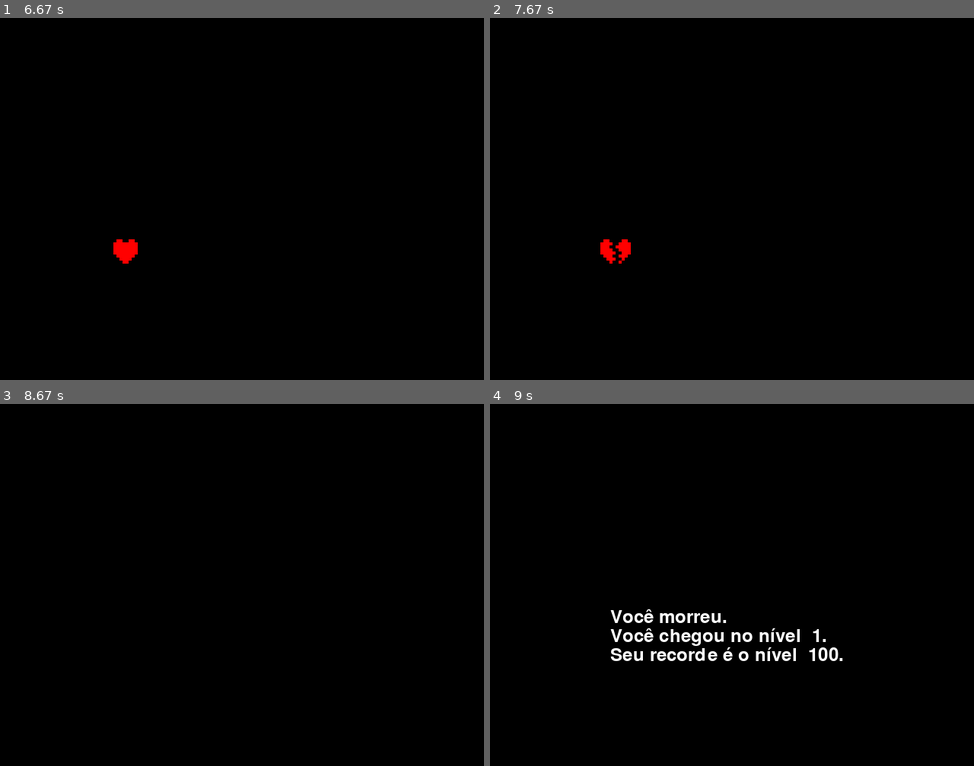
Above: before the commit, frames 1-4 (two rows, left to right).
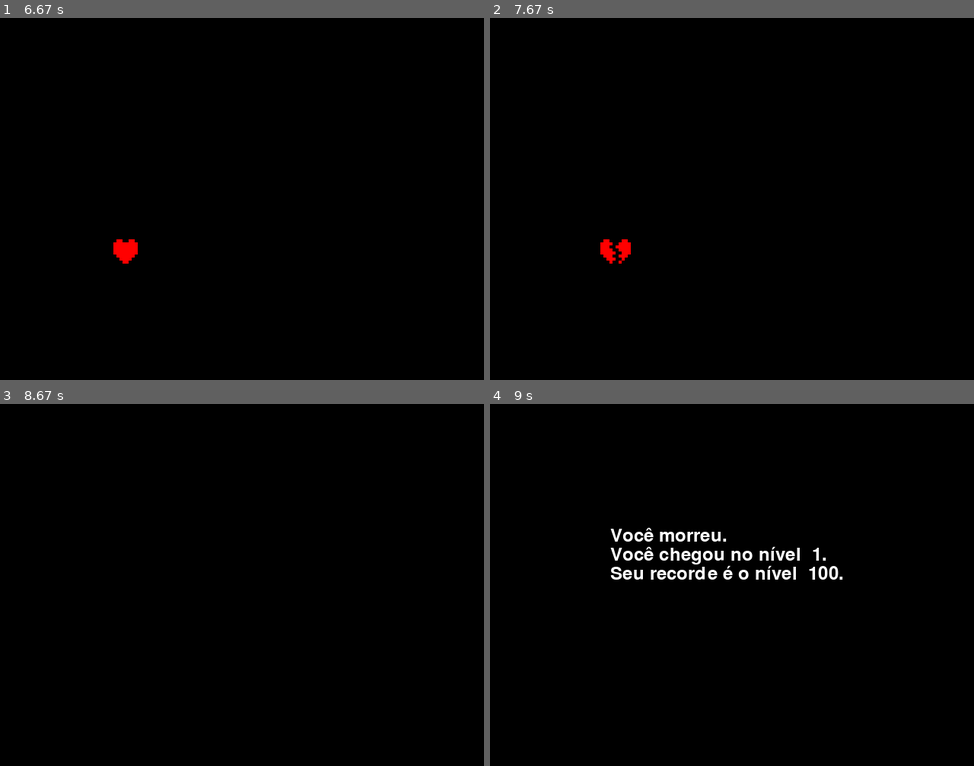
Above: after the commit, the same moments.

Repository: kwwala/eosso
Game: pygame game, started from game.py
Two runs of this game, one before a commit and one after it. Both use one fixed random seed, a clock stepped at 60 frames per second and the inputs below.
Inputs:
- Up to frame 1 (6.67 s): tap W at 1.83 s; hold Left 2.33-2.87 s; hold Down 2.9-3.2 s; hold Left 3.23-3.63 s; hold Up 3.67-4.03 s; hold Right 4.07-4.7 s; hold Down 4.73-5.1 s; hold Left 5.13-5.6 s; hold Right 5.63-6.1 s
- Up to frame 2 (7.67 s): no input
- Up to frame 3 (8.67 s): no input
- Up to frame 4 (9 s): no input

Frames 1-3 are identical in both runs. In frame 4, 3.7% of the frame differs, in the area x 24-73%, y 34-72%.

Commit message:
bordas e fim de jogo

Diff:
--- a/game.py
+++ b/game.py
@@ -45,49 +45,14 @@
 flippedbonex, flippedboney = width, -128
 flippedbone = pygame.transform.flip(bone, False, True)
 
-# bordas
-borders = pygame.Surface((width, height), pygame.SRCALPHA)
-
-borderleft = pygame.Surface([8, height - 16])
-borderleft.fill((255, 255, 255))
-
-borderright = pygame.Surface([8, height - 16])
-borderright.fill((255, 255, 255))
-
-borderup = pygame.Surface([width - 16, 8])
-borderup.fill((255, 255, 255))
-
-borderdown = pygame.Surface([width - 16, 8])
-borderdown.fill((255, 255, 255))
-
-blackborderleft = pygame.Surface([8, height])
-blackborderleft.fill((0, 0, 0))
-
-blackborderright = pygame.Surface([8, height])
-blackborderright.fill((0, 0, 0))
-
-blackborderup = pygame.Surface([width, 8])
-blackborderup.fill((0, 0, 0))
-
-blackborderdown = pygame.Surface([width, 8])
-blackborderdown.fill((0, 0, 0))
-
-borders.blit(borderleft, (8, 8))
-borders.blit(borderright, (width - 16, 8))
-borders.blit(borderup, (8, 8))
-borders.blit(borderdown, (8, height - 16))
-
-borders.blit(blackborderleft, (0, 0))
-borders.blit(blackborderright, (width - 8, 8))
-borders.blit(blackborderup, (0, 0))
-borders.blit(blackborderdown, (0, height - 8))
-
 # sons
 sound1 = pygame.mixer.Sound('sounds/death1.wav')
 sound2 = pygame.mixer.Sound('sounds/death2.wav')
 sound3 = pygame.mixer.Sound('sounds/death3.wav')
 soundnewlevel1 = pygame.mixer.Sound('sounds/newlevel1.wav')
 soundnewlevel2 = pygame.mixer.Sound('sounds/newlevel2.wav')
+
+# músicas de fundo
 pygame.mixer.music.load("sounds/sans.ogg")
 
 rect_x, rect_y, rect_width, rect_height = 200, 200, 100, 100
@@ -107,7 +72,6 @@
 # Variáveis de controle do tempo
 start_time = pygame.time.get_ticks()
 display_stage = 0
-offset = 16
 start_time = pygame.time.get_ticks()
 show_overlay = True
 overlay_displayed = False
@@ -118,42 +82,49 @@
     heart = pygame.image.load("images/heart64x.png")
     heart_dead = pygame.image.load("images/heartdead64x.png")
     font = pygame.font.Font(None, 36)
-    offset = 16
 
     screen.fill((0, 0, 0))
     pygame.mixer.music.stop()
-    screen.blit(heart, (x - offset, y - offset))
+    screen.blit(heart, (x - 16, y - 16))
     sound1.play()
     pygame.display.flip()
     pygame.time.delay(1000)
-    screen.fill((0, 0, 0))
-    screen.blit(heart_dead, (x - offset, y - offset))
+
+    screen.fill((0, 0, 0))
+    screen.blit(heart_dead, (x - 16, y - 16))
     sound2.play()
     pygame.display.flip()
     pygame.time.delay(1000)
+
     screen.fill((0, 0, 0))
     sound3.play()
     pygame.display.flip()
     pygame.time.delay(1000)
+
     surface_youdied = font.render(f"Você morreu.", True, 'white')
     surface_levelreached = font.render(f"Você chegou no nível {level: .0f}.", True, 'white')
     surface_maxlevelreached = font.render(f"Seu recorde é o nível {maxlevel: .0f}.", True, 'white')
-    screen.blit(surface_youdied, (width / 4, (width / 2) - 50))
-    screen.blit(surface_levelreached, (width / 4, (width / 2) - 25))
-    screen.blit(surface_maxlevelreached, (width / 4, (width / 2)))
+    screen.blit(surface_youdied, (width / 4, (width / 3) - 50))
+    screen.blit(surface_levelreached, (width / 4, (width / 3) - 25))
+    screen.blit(surface_maxlevelreached, (width / 4, (width / 3)))
     pygame.display.flip()
     while True:
         for event in pygame.event.get():
             if event.type == pygame.MOUSEBUTTONUP:
                 pos = pygame.mouse.get_pos()
+                # enquanto eu não faço o
+                pygame.quit()
                 exit()
                 break
+            elif event.type == pygame.QUIT:
+                pygame.quit()
+                exit()
             pygame.display.flip()
             clock.tick(60)
 
 import pygame
 
-def newlevel():
+def newlevelscreen():
     pygame.mixer.music.pause()
     overlay = pygame.Surface((width, height), pygame.SRCALPHA)
     overlay.fill((0, 0, 0, 128))  # RGBA: vermelho com 50% de transparência
@@ -185,14 +156,11 @@
     keys = pygame.key.get_pressed()
     dx = dy = 0
 
-
-
     if newlevel:
         if level == 1:
             pygame.mixer.music.play()
-        newlevel()
+        newlevelscreen()
         newlevel = False
-
 
     # Movimentação
     if keys[pygame.K_UP] or keys[pygame.K_w]:
@@ -285,7 +253,8 @@
     screen.blit(bone, (bonex, boney))
     screen.blit(flippedbone, (flippedbonex, flippedboney))
 
-    screen.blit(borders, (0, 0))
+    pygame.draw.rect(screen, "black", (0, 0, width, height), 8)
+    pygame.draw.rect(screen, "white", (8, 8, width - 16, height - 16), 8)
 
     # morte
     if heart_rect.colliderect(bones_rect) or heart_rect.colliderect(flippedbone_rect):
--- a/tests.py
+++ b/tests.py
@@ -1,33 +1,36 @@
 import pygame
-import time
 
+# Inicializa o pygame
 pygame.init()
-screen = pygame.display.set_mode((640, 480))
-clock = pygame.time.Clock()
-# Criando o objeto Font. O primeiro argumento é uma string que indica a fonte a ser utilizada.
-# O valor None faz com que o pygame use sua fonte padrão. O segundo argumento indica o tamanho da fonte.
-font = pygame.font.Font(None, 40)
 
+# Configurações da tela
+screen = pygame.display.set_mode((800, 600))
+pygame.display.set_caption("Retângulo Transparente")
 width, height = screen.get_size()
 
-level = 12
-maxlevel = 100
-newlevel = True
+# Cores
+BRANCO = (255, 255, 255)
+TRANSPARENTE = (0, 0, 0, 0)  # Cor de fundo totalmente transparente
 
+# Criando uma superfície transparente
 
-width, height = screen.get_size()
+borda = pygame.Surface((width - 16, height - 16), pygame.SRCALPHA)
+borda.fill((0, 0, 0, 0))
 
-soundnewlevel1 = pygame.mixer.Sound('sounds/newlevel1.wav')
-soundnewlevel2 = pygame.mixer.Sound('sounds/newlevel2.wav')
+# Loop principal
+rodando = True
+while rodando:
+    screen.fill((30, 30, 30))  # Fundo escuro para contraste
+    for evento in pygame.event.get():
+        if evento.type == pygame.QUIT:
+            rodando = False
 
+    # Desenhando o retângulo transparente
+    screen.blit(borda, (300, 250))
+    pygame.draw.rect(screen, "black", (0, 0, width, height), 8)
+    pygame.draw.rect(screen, "white", (8, 8, width - 16, height - 16), 8)
 
-while True:
-  for event in pygame.event.get():
-    if event.type == pygame.QUIT:
-      pygame.quit()
-  screen.fill((0, 0, 0)) # apaga o quadro atual
-  screen.fill((0, 0, 0))
-  outline = pygame.Rect((8, 8), (width - 16, height - 16))
-  pygame.draw.rect(outline, "white", 8, 24)
-  pygame.display.flip() # Desenha o quadro atual na tela
-  clock.tick(60)
+    # Atualiza a tela
+    pygame.display.flip()
+
+pygame.quit()
